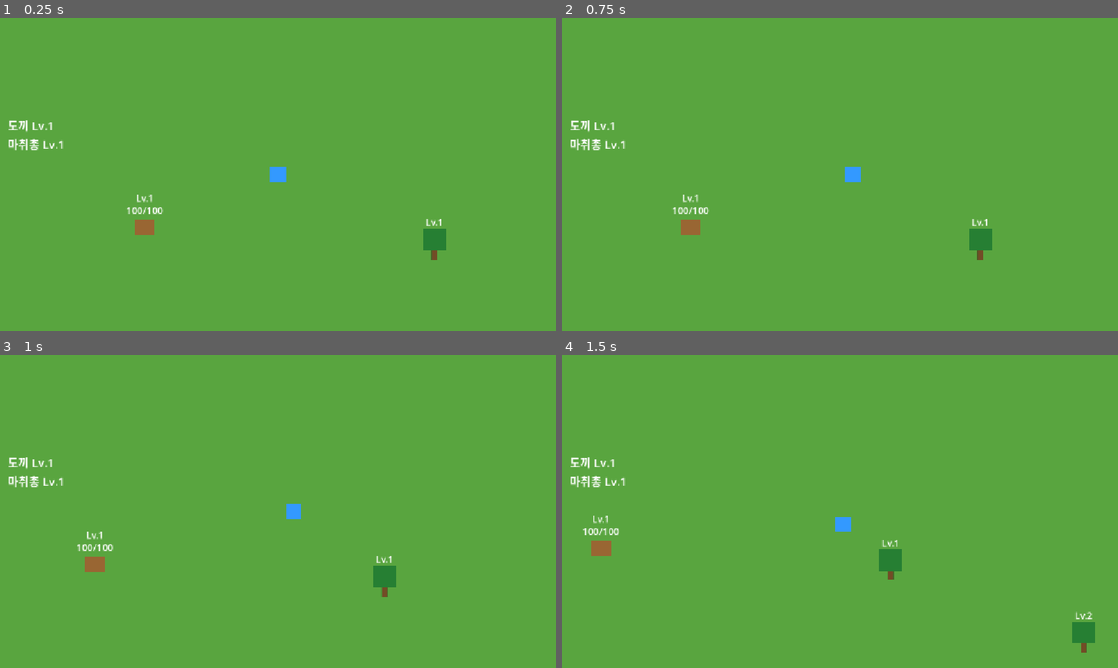
Above: before the commit, frames 1-4 (two rows, left to right).
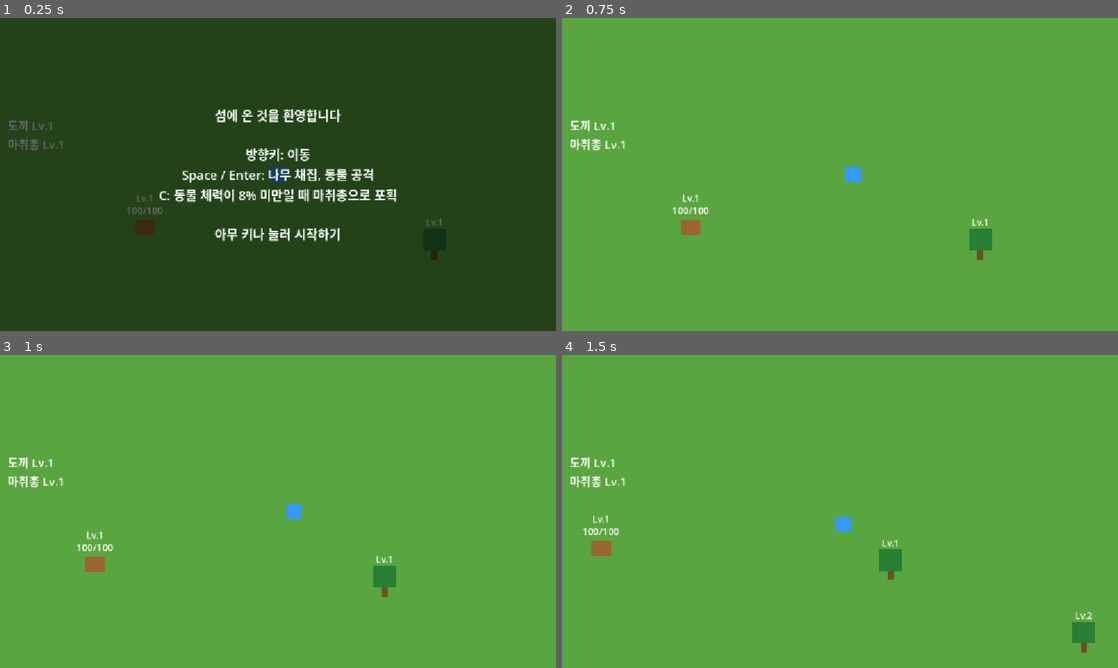
Above: after the commit, the same moments.

Repository: kimtuna/test_game
Game: Godot game, scene res://scenes/Main.tscn
Two runs of this game, one before a commit and one after it. Both use one fixed random seed, a clock stepped at 60 frames per second and the inputs below.
Inputs (mouse positions are in pixels of both pictures, inside the frame that each line leads up to):
- Up to frame 1 (0.25 s): no input
- Up to frame 2 (0.75 s): tap Enter (ui_accept) at 0.5 s; move the mouse to (962, 158) at 0.52 s; hold Right (ui_right) from 0.53 s (still down); tap Space at 0.6 s; click (962, 158) at 0.67 s
- Up to frame 3 (1 s): keep holding Right (ui_right); tap Enter (ui_accept) at 0.77, 0.8 s
- Up to frame 4 (1.5 s): tap Enter (ui_accept) at 1.07, 1.35 s; move the mouse to (728, 527) at 1.27 s; release Right (ui_right) at 1.28 s; hold Down (ui_down) from 1.28 s (still down)

The runs differ from the first frame. In frame 1, 100% of the frame differs, in the area x 0-100%, y 0-100%; in frame 2, nothing differs; in frame 3, nothing differs; in frame 4, nothing differs.

Commit message:
feat: 게임 시작 시 조작법을 안내하는 최소 튜토리얼 오버레이 구현 - 아무 키나 누르면 사라짐

Diff:
--- a/scenes/Main.tscn
+++ b/scenes/Main.tscn
@@ -60,3 +60,33 @@
 offset_bottom = 288.0
 theme_override_font_sizes/font_size = 24
 text = ""
+
+[node name="TutorialOverlay" type="Control" parent="UI"]
+anchor_right = 1.0
+anchor_bottom = 1.0
+
+[node name="Background" type="ColorRect" parent="UI/TutorialOverlay"]
+anchor_right = 1.0
+anchor_bottom = 1.0
+color = Color(0, 0, 0, 0.6)
+
+[node name="TutorialLabel" type="Label" parent="UI/TutorialOverlay"]
+anchor_left = 0.5
+anchor_top = 0.5
+anchor_right = 0.5
+anchor_bottom = 0.5
+offset_left = -260.0
+offset_top = -160.0
+offset_right = 260.0
+offset_bottom = 160.0
+theme_override_font_sizes/font_size = 26
+text = "섬에 온 것을 환영합니다
+
+방향키: 이동
+Space / Enter: 나무 채집, 동물 공격
+C: 동물 체력이 8% 미만일 때 마취총으로 포획
+
+아무 키나 눌러 시작하기"
+horizontal_alignment = 1
+vertical_alignment = 1
+autowrap_mode = 2
--- a/scripts/main.gd
+++ b/scripts/main.gd
@@ -29,6 +29,7 @@
 @onready var inventory_label: Label = $UI/InventoryLabel
 @onready var capture_label: Label = $UI/CaptureLabel
 @onready var equipment_label: Label = $UI/EquipmentLabel
+@onready var tutorial_overlay: Control = $UI/TutorialOverlay
 
 func _ready() -> void:
 	for node in get_tree().get_nodes_in_group("harvestable"):
@@ -38,6 +39,21 @@
 	_update_label()
 	_update_capture_label()
 	_update_equipment_label()
+	tutorial_overlay.visible = true
+
+# design.md 로드맵의 "튜토리얼" 단계 첫 조각. 퀘스트는 없고(design.md) 시작
+# 시 기본 조작만 안내하면 되므로, 별도 씬 전환이나 단계별 진행 없이 시작
+# 화면에 조작 안내를 덮어 보여주고 아무 키나 누르면 사라지는 가장 단순한
+# 형태로 구현했다. 특정 액션(예: ui_accept)이 아니라 "아무 키"로 닫히게 한
+# 이유는, ui_accept를 쓰면 튜토리얼을 닫는 입력이 동시에 근처 나무/동물과의
+# 상호작용 입력으로도 해석돼 튜토리얼 종료와 게임 동작이 한 프레임에
+# 뒤섞일 수 있기 때문이다(현재 배치상 Player 시작 위치는 어떤 상호작용
+# 범위와도 겹치지 않아 실제 충돌은 없지만, 임의의 키로 닫히게 하는 편이
+# 이 우연에 의존하지 않는 더 안전한 설계다).
+func _unhandled_input(event: InputEvent) -> void:
+	if tutorial_overlay.visible and event is InputEventKey and event.pressed and not event.echo:
+		tutorial_overlay.visible = false
+		get_viewport().set_input_as_handled()
 
 func _on_harvested(resource_name: String, amount: int) -> void:
 	inventory[resource_name] = inventory.get(resource_name, 0) + amount
--- /dev/null
+++ b/tests/tutorial_headless_test.gd
@@ -0,0 +1,46 @@
+extends SceneTree
+
+# 헤드리스 환경에서 튜토리얼 오버레이의 최소 동작을 검증하는 통합 테스트.
+# 실행: godot --headless --path . --script res://tests/tutorial_headless_test.gd
+# (1) 게임 시작 시 튜토리얼 오버레이가 보이는지, (2) 아무 키나 누르면
+# 사라지는지, (3) 사라진 뒤에는 다시 나타나지 않는지 확인한다.
+
+func _initialize() -> void:
+	var main: Node2D = load("res://scenes/Main.tscn").instantiate()
+	root.add_child(main)
+	await process_frame
+
+	var overlay: Control = main.get_node("UI/TutorialOverlay")
+
+	var ok := true
+
+	if not overlay.visible:
+		push_error("FAIL: 시작 시 튜토리얼 오버레이가 보이지 않음")
+		ok = false
+
+	var key_event := InputEventKey.new()
+	key_event.keycode = KEY_SPACE
+	key_event.pressed = true
+	Input.parse_input_event(key_event)
+	await process_frame
+
+	if overlay.visible:
+		push_error("FAIL: 키 입력 후에도 튜토리얼 오버레이가 사라지지 않음")
+		ok = false
+
+	var key_event2 := InputEventKey.new()
+	key_event2.keycode = KEY_A
+	key_event2.pressed = true
+	Input.parse_input_event(key_event2)
+	await process_frame
+
+	if overlay.visible:
+		push_error("FAIL: 한 번 닫힌 튜토리얼 오버레이가 다시 나타남")
+		ok = false
+
+	if ok:
+		print("HEADLESS_TUTORIAL_TEST: PASS")
+		quit(0)
+	else:
+		print("HEADLESS_TUTORIAL_TEST: FAIL")
+		quit(1)
